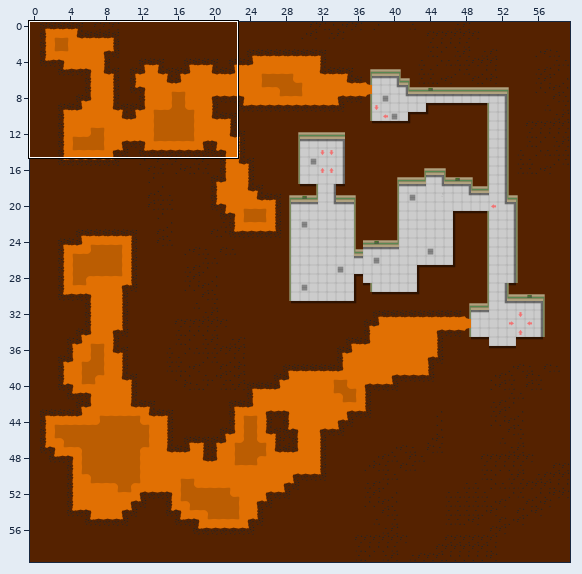
An edit to a level. Tiled map, core/assets/world/world01.tmx. The first picture is a wide view before the edit; the outline marks the close-up.
Close-up. As it was:
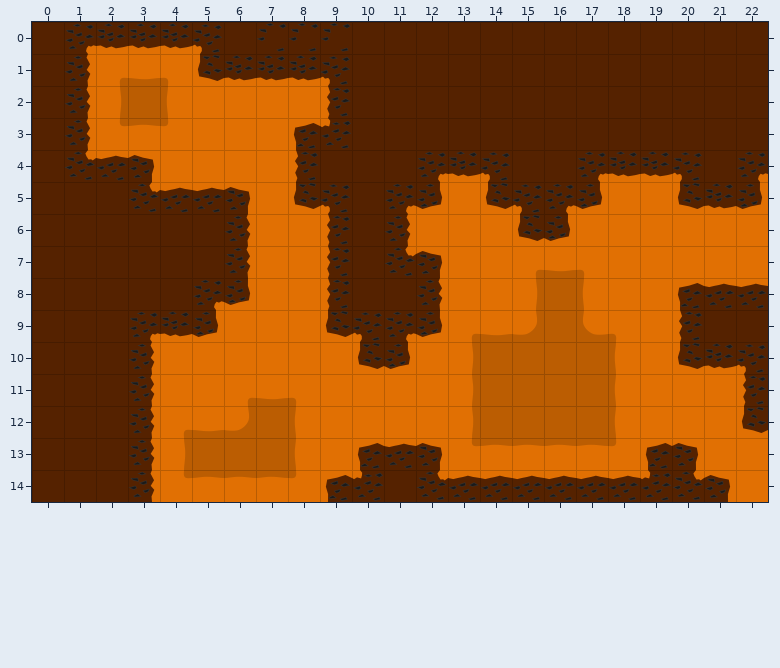
Cells are 64x64 px. Shown: x 0..22, y 0..14.
Now the later version:
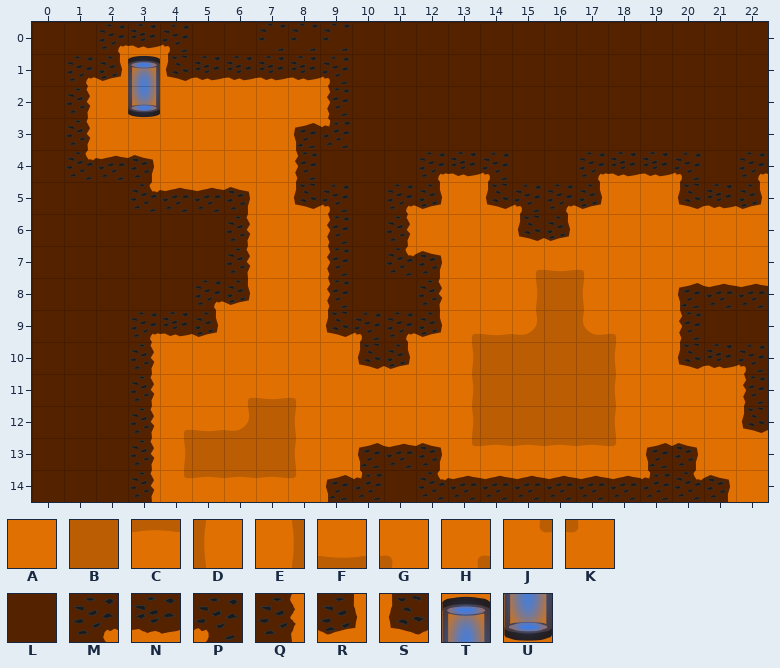
Key: from "world": A 0, B 1, C 3, D 5, E 6, F 8, G 10, H 11, J 12, K 13, L 14, M 15, N 16, P 17, Q 18, R 25, S 26, T 67, U 68.
_ is an empty cell.
What changed:
Layer "world":
y 0: x 1..2 MN -> LM; x 4..5 NP -> PL
y 1: x 1..5 QHFGS -> MRTSN
y 2: x 2..4 EBD -> AUA
y 3: x 2..4 JCK -> AAA
